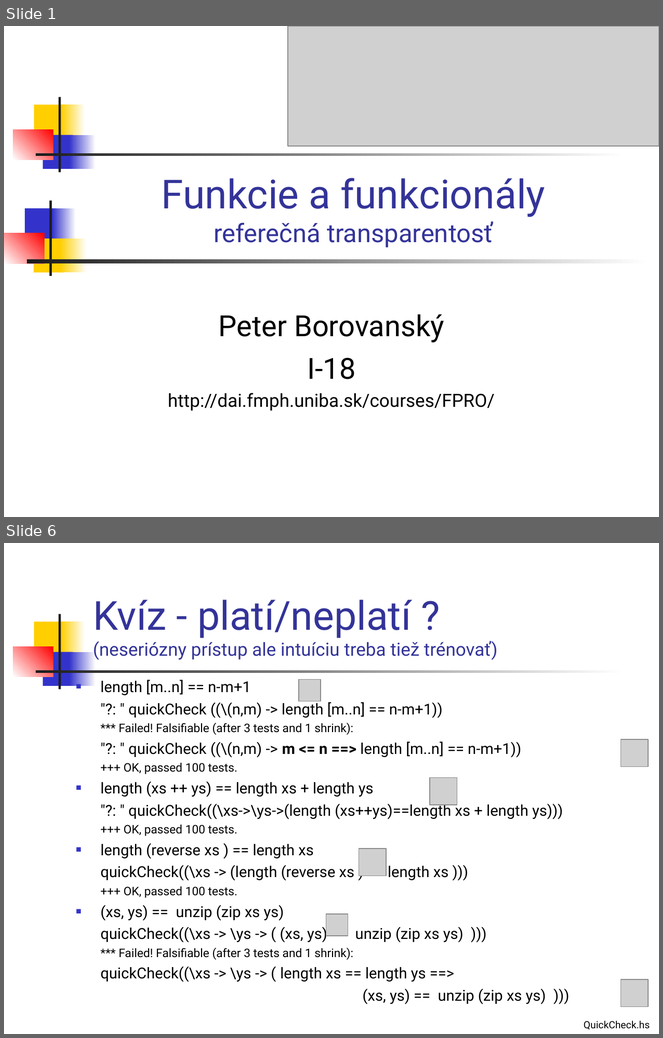
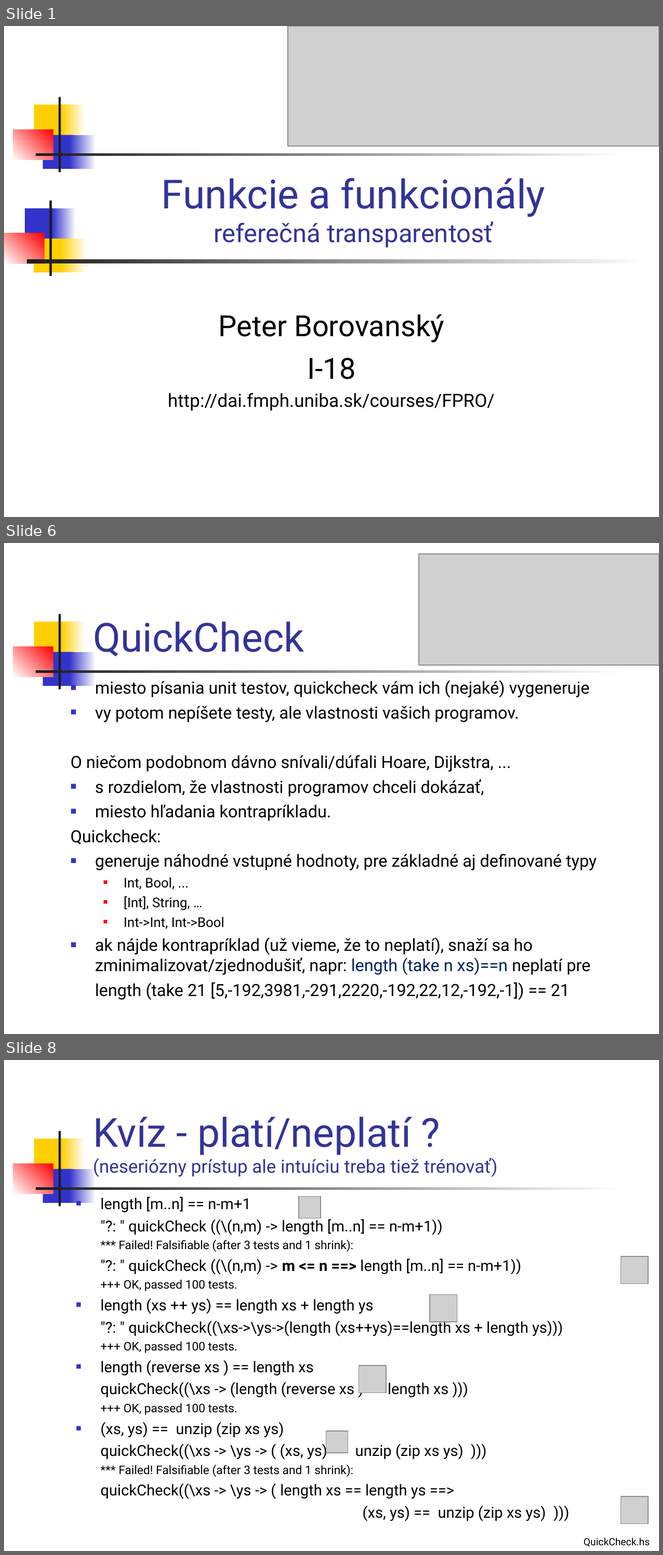
Before and after one commit to Funkcionalne/Prednasky, a slide deck: 02/02_fpro.ppt. Shown one above the other, each under a label of ours: slides 1 and 6 before the commit, slides 1, 6 and 8 after it; the slides between them are not shown. The pictures are 663x1038 and 663x1555 pixels, drawn with LibreOffice and Linux fonts; fonts in the diff are those of the drawing; grey boxes stand for pictures. Boxes give left, top, right and bottom in pixels: in the first picture for what was removed or moved away, otherwise in the second. Text is boxed around its words. In the diff, an @@ line names an element or a change of style, - is before the commit and + after.

```diff
--- a/02/02_fpro.ppt
+++ b/02/02_fpro.ppt
@@ slide 6 added at (4,543,659,1034), background #FFFFFF; not listed: 7 template elements that a slide beside it also shows @@
@@ picture added at (419,554,659,666) @@
@@ title added at (93,622,304,656), 44 pt, text #333399 @@
+QuickCheck
@@ text added at (71,680,597,1001), 18.5 pt, text #000000 @@
+■ miesto písania unit testov, quickcheck vám ich (nejaké) vygeneruje
+■ vy potom nepíšete testy, ale vlastnosti vašich programov.
+O niečom podobnom dávno snívali/dúfali Hoare, Dijkstra, ...
+■ s rozdielom, že vlastnosti programov chceli dokázať,
+■ miesto hľadania kontrapríkladu.
+Quickcheck:
+■ generuje náhodné vstupné hodnoty, pre základné aj definované typy
+  ■ Int, Bool, ...
+  ■ [Int], String, …
+  ■ Int->Int, Int->Bool
+■ ak nájde kontrapríklad (už vieme, že to neplatí), snaží sa ho zminimalizovat/zjednodušiť, napr: length (take n xs)==n neplatí pre
+length (take 21 [5,-192,3981,-291,2220,-192,22,12,-192,-1]) == 21
@@ what was slide 6 is now slide 8 @@
```
Also in this commit, not shown: 5 slides changed, 6 other slides added, 7 other files.
